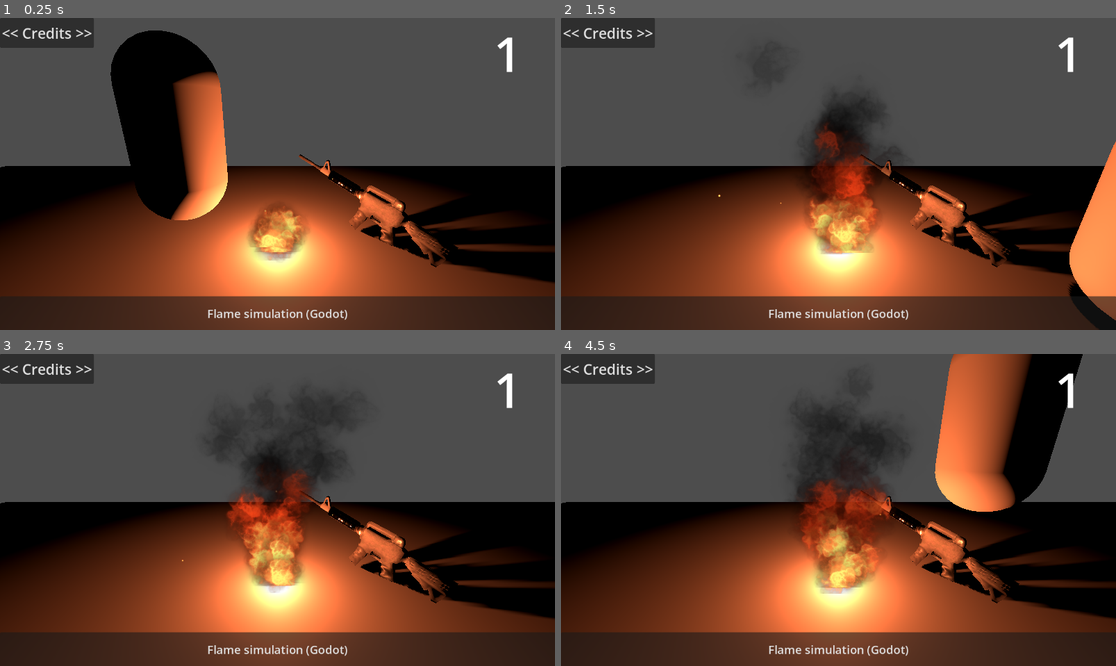
Above: before the commit, frames 1-4 (two rows, left to right).
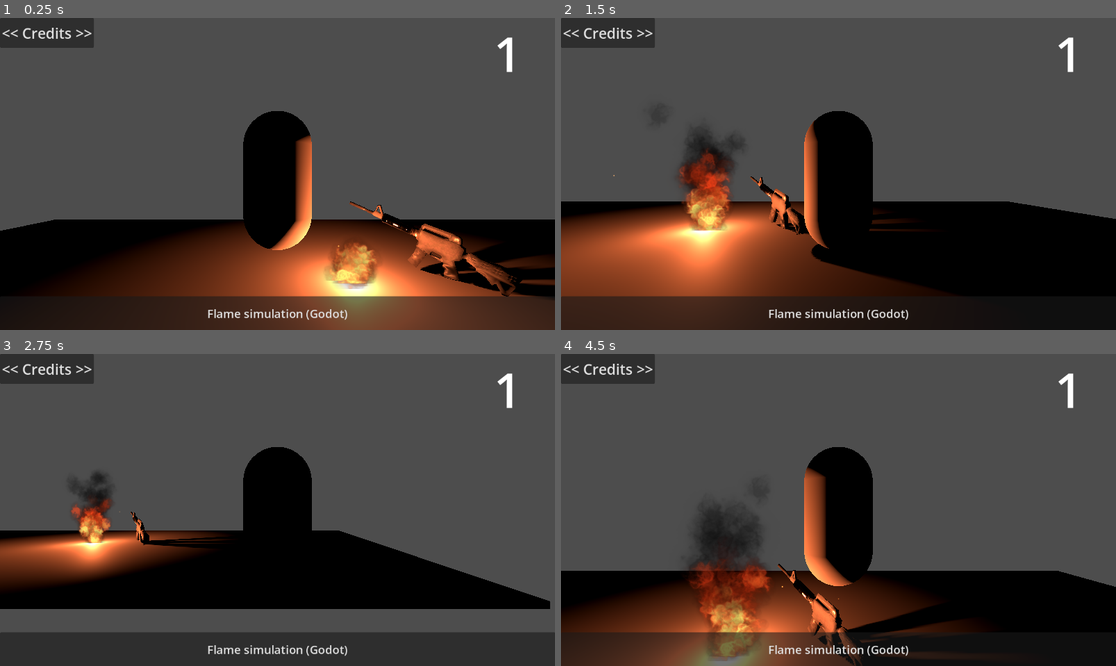
Above: after the commit, the same moments.

Repository: 1UpJohn/godot-testing-and-stuff
Game: Godot game, scene res://mainvfx.tscn
Same seed, same stepped clock (60 frames per second), same inputs: the game is played once before the commit and once after it.
Inputs (mouse positions are in pixels of both pictures, inside the frame that each line leads up to):
- Up to frame 1 (0.25 s): no input
- Up to frame 2 (1.5 s): tap Enter (ui_accept) at 0.5, 0.6, 0.77, 1.07 s; move the mouse to (960, 158) at 0.52 s; hold Right (ui_right) 0.53-1.28 s; click (960, 158) at 0.67 s; move the mouse to (727, 189) at 1.27 s; hold Down (ui_down) from 1.28 s (still down); tap Shift at 1.35 s; click (727, 189) at 1.42 s
- Up to frame 3 (2.75 s): tap Enter (ui_accept) at 1.52, 1.55, 1.82, 2.3 s; move the mouse to (333, 441) at 2.02 s; release Down (ui_down) at 2.03 s; hold Right (ui_right) from 2.03 s (still down); tap Ctrl at 2.1 s; click (333, 441) at 2.17 s
- Up to frame 4 (4.5 s): move the mouse to (810, 572) at 2.77 s; release Right (ui_right) at 2.78 s; hold Up (ui_up) 2.78-3.53 s; tap Enter (ui_accept) at 2.85, 3.02, 3.32, 3.77, 3.8, 4.07 s; click (810, 572) at 2.92 s; move the mouse to (1005, 556) at 3.52 s; hold Left (ui_left) from 3.53 s (still down); tap Shift at 3.6 s; click (1005, 556) at 3.67 s; tap Escape at 4.15 s; move the mouse to (672, 463) at 4.27 s; tap Ctrl at 4.35 s; click (672, 463) at 4.42 s

The runs differ from the first frame. In frame 1, 54% of the frame differs, in the area x 0-100%, y 4-100%; in frame 2, 47%; in frame 3, 49%; in frame 4, 59%, in the area x 0-100%, y 0-100%.

Commit message:
android sdk

Diff:
--- a/character_body_3d.gd
+++ b/character_body_3d.gd
@@ -1,28 +1,107 @@
+#AUTO GENERATED BY ADDON
+
 extends CharacterBody3D
 
+const speed = 5.0
+const jump_velocity = 4.5
+const mouse_sensitivity = 0.003
+const zoom_speed = 0.5
+const zoom_min = 0.0
+const zoom_max = 10.0
+const fpp_threshold = 0.5
 
-const SPEED = 5.0
-const JUMP_VELOCITY = 4.5
+@onready var spring_arm = $SpringArm3D
+@onready var mesh = $MeshInstance3D
 
+var is_right_clicking = false
+var is_back_aiming = false
+var locked_mouse_pos = Vector2.ZERO
+var is_first_person = false
 
-func _physics_process(delta: float) -> void:
-	# Add the gravity.
+func _ready():
+	Input.set_mouse_mode(Input.MOUSE_MODE_VISIBLE)
+	get_tree().set_auto_accept_quit(false)
+
+func _notification(what):
+	if what == NOTIFICATION_WM_GO_BACK_REQUEST:
+		is_back_aiming = !is_back_aiming
+
+		if is_back_aiming:
+			locked_mouse_pos = get_viewport().get_mouse_position()
+			Input.set_mouse_mode(Input.MOUSE_MODE_CAPTURED)
+		else:
+			Input.set_mouse_mode(Input.MOUSE_MODE_VISIBLE)
+			get_viewport().warp_mouse(locked_mouse_pos)
+
+		get_viewport().set_input_as_handled()
+
+func set_first_person(enabled: bool):
+	if is_first_person == enabled:
+		return
+
+	is_first_person = enabled
+	mesh.visible = !enabled
+
+	if enabled:
+		spring_arm.spring_length = 0.0
+		Input.set_mouse_mode(Input.MOUSE_MODE_CAPTURED)
+	else:
+		spring_arm.spring_length = fpp_threshold + 0.1
+		Input.set_mouse_mode(Input.MOUSE_MODE_VISIBLE)
+
+func _input(event):
+	if event is InputEventKey:
+		if event.pressed and event.keycode == KEY_ESCAPE:
+			if is_first_person:
+				Input.set_mouse_mode(Input.MOUSE_MODE_VISIBLE)
+
+	if event is InputEventMouseButton:
+		if event.button_index == MOUSE_BUTTON_LEFT and is_first_person:
+			Input.set_mouse_mode(Input.MOUSE_MODE_CAPTURED)
+
+		if event.button_index == MOUSE_BUTTON_RIGHT and not is_first_person:
+			is_right_clicking = event.pressed
+			if event.pressed:
+				locked_mouse_pos = get_viewport().get_mouse_position()
+				Input.set_mouse_mode(Input.MOUSE_MODE_CAPTURED)
+			else:
+				Input.set_mouse_mode(Input.MOUSE_MODE_VISIBLE)
+				get_viewport().warp_mouse(locked_mouse_pos)
+
+		if event.button_index == MOUSE_BUTTON_WHEEL_UP:
+			var new_length = clamp(spring_arm.spring_length - zoom_speed, zoom_min, zoom_max)
+			spring_arm.spring_length = new_length
+			if new_length <= fpp_threshold:
+				set_first_person(true)
+
+		if event.button_index == MOUSE_BUTTON_WHEEL_DOWN:
+			if is_first_person:
+				set_first_person(false)
+			else:
+				var new_length = clamp(spring_arm.spring_length + zoom_speed, zoom_min, zoom_max)
+				spring_arm.spring_length = new_length
+
+	if event is InputEventMouseMotion:
+		if is_first_person or is_right_clicking or is_back_aiming:
+			rotate_y(-event.relative.x * mouse_sensitivity)
+			spring_arm.rotate_x(-event.relative.y * mouse_sensitivity)
+			spring_arm.rotation.x = clamp(spring_arm.rotation.x, -1.4, 1.4)
+
+func _physics_process(delta):
 	if not is_on_floor():
 		velocity += get_gravity() * delta
 
-	# Handle jump.
 	if Input.is_action_just_pressed("ui_accept") and is_on_floor():
-		velocity.y = JUMP_VELOCITY
+		velocity.y = jump_velocity
 
-	# Get the input direction and handle the movement/deceleration.
-	# As good practice, you should replace UI actions with custom gameplay actions.
-	var input_dir := Input.get_vector("ui_left", "ui_right", "ui_up", "ui_down")
-	var direction := (transform.basis * Vector3(input_dir.x, 0, input_dir.y)).normalized()
+	var input_dir = Input.get_vector("ui_left", "ui_right", "ui_up", "ui_down")
+	var direction = (transform.basis * Vector3(input_dir.x, 0, input_dir.y)).normalized()
+
 	if direction:
-		velocity.x = direction.x * SPEED
-		velocity.z = direction.z * SPEED
+		velocity.x = direction.x * speed
+		velocity.z = direction.z * speed
 	else:
-		velocity.x = move_toward(velocity.x, 0, SPEED)
-		velocity.z = move_toward(velocity.z, 0, SPEED)
+		velocity.x = move_toward(velocity.x, 0, speed)
+		velocity.z = move_toward(velocity.z, 0, speed)
 
 	move_and_slide()
--- /dev/null
+++ b/mainvfx.gd
@@ -0,0 +1,15 @@
+extends Node3D
+
+func _ready():
+	get_tree().set_auto_accept_quit(false)
+
+func _notification(what):
+	if what == NOTIFICATION_WM_GO_BACK_REQUEST:
+		print("Back pressed (right-click equivalent)")
+		get_viewport().set_input_as_handled()
+
+		# Call your own logic here instead of open_menu()
+		handle_back()
+
+func handle_back():
+	print("Handle back action here (open menu, pause, etc.)")
--- a/mainvfx.tscn
+++ b/mainvfx.tscn
@@ -1,6 +1,7 @@
 [gd_scene format=3 uid="uid://cnrps8tqku8cu"]
 
 [ext_resource type="Texture2D" uid="uid://b5l41q0rxkisx" path="res://T_fire.png" id="1_bedab"]
+[ext_resource type="Script" uid="uid://o1dtjotcw6it" path="res://mainvfx.gd" id="1_d5odb"]
 [ext_resource type="Texture2D" uid="uid://bcd6vpkhjry7v" path="res://T_spark.png" id="2_c562y"]
 [ext_resource type="Script" uid="uid://vw1uik1lapom" path="res://control.gd" id="3_mr55d"]
 [ext_resource type="Script" uid="uid://uusxfhw2epny" path="res://button.gd" id="4_f6bse"]
@@ -100,6 +101,7 @@
 data = PackedVector3Array(-0.5, 0.5, 0.5, 0.5, 0.5, 0.5, -0.5, -0.5, 0.5, 0.5, 0.5, 0.5, 0.5, -0.5, 0.5, -0.5, -0.5, 0. …(500 unchanged characters)…
 
 [node name="Node3D" type="Node3D" unique_id=693637129]
+script = ExtResource("1_d5odb")
 
 [node name="firevfx" type="Node3D" parent="." unique_id=664285480]
 
@@ -123,9 +125,6 @@
 light_volumetric_fog_energy = 10.347
 light_size = 0.099
 shadow_enabled = true
-
-[node name="Camera3D" type="Camera3D" parent="." unique_id=1725481398]
-transform = Transform3D(1, 0, 0, 0, 0.9514441, 0.30782163, 0, -0.30782163, 0.9514441, 0, 1.6807519, 2.3178754)
 
 [node name="Control" type="Control" parent="." unique_id=1416959217]
 layout_mode = 3
@@ -229,6 +228,12 @@
 cast_shadow = 2
 mesh = SubResource("CapsuleMesh_k616r")
 
+[node name="SpringArm3D" type="SpringArm3D" parent="CharacterBody3D" unique_id=1806950916]
+transform = Transform3D(1, 0, 0, 0, 1, 0, 0, 0, 1, 0, 1.7573766, 0)
+spring_length = 3.0
+
+[node name="Camera3D" type="Camera3D" parent="CharacterBody3D/SpringArm3D" unique_id=665421755]
+
 [node name="Plane" type="MeshInstance3D" parent="." unique_id=2116165558]
 transform = Transform3D(18.39774, 0, 0, 0, 0.095648944, 0, 0, 0, 8.4854765, 0.22875059, -0.18619692, 0.05339241)
 mesh = SubResource("BoxMesh_fs8qq")
--- a/project.godot
+++ b/project.godot
@@ -16,10 +16,47 @@
 
 config/name="test"
 run/main_scene="uid://cnrps8tqku8cu"
+config/quit_on_go_back=false
 config/features=PackedStringArray("4.6", "GL Compatibility")
 config/icon="res://icon.svg"
+
+[input]
+
+ui_left={
+"deadzone": 0.5,
+"events": [Object(InputEventKey,"resource_local_to_scene":false,"resource_name":"","device":0,"window_id":0,"alt_pressed":false,"shift_pressed":false,"ctrl_pressed":false,"meta_pressed":false,"pressed":false,"keycode":4194319,"physical_keycode":0,"key_label":0,"unicode":0,"location":0,"echo":false,"script":null)
+, Object(InputEventJoypadButton,"resource_local_to_scene":false,"resource_name":"","device":-1,"button_index":13,"pressure":0.0,"pressed":false,"script":null)
+, Object(InputEventJoypadMotion,"resource_local_to_scene":false,"resource_name":"","device":-1,"axis":0,"axis_value":-1.0,"script":null)
+, Object(InputEventKey,"resource_local_to_scene":false,"resource_name":"","device":-1,"window_id":0,"alt_pressed":false,"shift_pressed":false,"ctrl_pressed":false,"meta_pressed":false,"pressed":false,"keycode":0,"physical_keycode":65,"key_label":0,"unicode":97,"location":0,"echo":false,"script":null)
+]
+}
+ui_right={
+"deadzone": 0.5,
+"events": [Object(InputEventKey,"resource_local_to_scene":false,"resource_name":"","device":0,"window_id":0,"alt_pressed":false,"shift_pressed":false,"ctrl_pressed":false,"meta_pressed":false,"pressed":false,"keycode":4194321,"physical_keycode":0,"key_label":0,"unicode":0,"location":0,"echo":false,"script":null)
+, Object(InputEventJoypadButton,"resource_local_to_scene":false,"resource_name":"","device":-1,"button_index":14,"pressure":0.0,"pressed":false,"script":null)
+, Object(InputEventJoypadMotion,"resource_local_to_scene":false,"resource_name":"","device":-1,"axis":0,"axis_value":1.0,"script":null)
+, Object(InputEventKey,"resource_local_to_scene":false,"resource_name":"","device":-1,"window_id":0,"alt_pressed":false,"shift_pressed":false,"ctrl_pressed":false,"meta_pressed":false,"pressed":false,"keycode":0,"physical_keycode":68,"key_label":0,"unicode":100,"location":0,"echo":false,"script":null)
+]
+}
+ui_up={
+"deadzone": 0.5,
+"events": [Object(InputEventKey,"resource_local_to_scene":false,"resource_name":"","device":0,"window_id":0,"alt_pressed":false,"shift_pressed":false,"ctrl_pressed":false,"meta_pressed":false,"pressed":false,"keycode":4194320,"physical_keycode":0,"key_label":0,"unicode":0,"location":0,"echo":false,"script":null)
+, Object(InputEventJoypadButton,"resource_local_to_scene":false,"resource_name":"","device":-1,"button_index":11,"pressure":0.0,"pressed":false,"script":null)
+, Object(InputEventJoypadMotion,"resource_local_to_scene":false,"resource_name":"","device":-1,"axis":1,"axis_value":-1.0,"script":null)
+, Object(InputEventKey,"resource_local_to_scene":false,"resource_name":"","device":-1,"window_id":0,"alt_pressed":false,"shift_pressed":false,"ctrl_pressed":false,"meta_pressed":false,"pressed":false,"keycode":0,"physical_keycode":87,"key_label":0,"unicode":119,"location":0,"echo":false,"script":null)
+]
+}
+ui_down={
+"deadzone": 0.5,
+"events": [Object(InputEventKey,"resource_local_to_scene":false,"resource_name":"","device":0,"window_id":0,"alt_pressed":false,"shift_pressed":false,"ctrl_pressed":false,"meta_pressed":false,"pressed":false,"keycode":4194322,"physical_keycode":0,"key_label":0,"unicode":0,"location":0,"echo":false,"script":null)
+, Object(InputEventJoypadButton,"resource_local_to_scene":false,"resource_name":"","device":-1,"button_index":12,"pressure":0.0,"pressed":false,"script":null)
+, Object(InputEventJoypadMotion,"resource_local_to_scene":false,"resource_name":"","device":-1,"axis":1,"axis_value":1.0,"script":null)
+, Object(InputEventKey,"resource_local_to_scene":false,"resource_name":"","device":-1,"window_id":0,"alt_pressed":false,"shift_pressed":false,"ctrl_pressed":false,"meta_pressed":false,"pressed":false,"keycode":0,"physical_keycode":83,"key_label":0,"unicode":115,"location":0,"echo":false,"script":null)
+]
+}
 
 [rendering]
 
 renderer/rendering_method="gl_compatibility"
 renderer/rendering_method.mobile="gl_compatibility"
+textures/vram_compression/import_etc2_astc=true
Not shown, changed: T_fire(old).png.import
Not shown, changed: T_fire.png.import
Not shown, changed: T_spark.png.import
Not shown, added: export_presets.cfg
Not shown, changed: m4a1_fingerprintroughnessmap.png.import
Not shown, changed: m4a1_m4a1_Material_1_BaseColor.png.import
Not shown, changed: m4a1_m4a1_Material_1_Metallic-m4a1_Material_1_Roughness.png.import
Not shown, changed: m4a1_m4a1_Material_1_Normal.png.import
Not shown, added: mainvfx.gd.uid
Not shown, changed: wave texture.png.import
